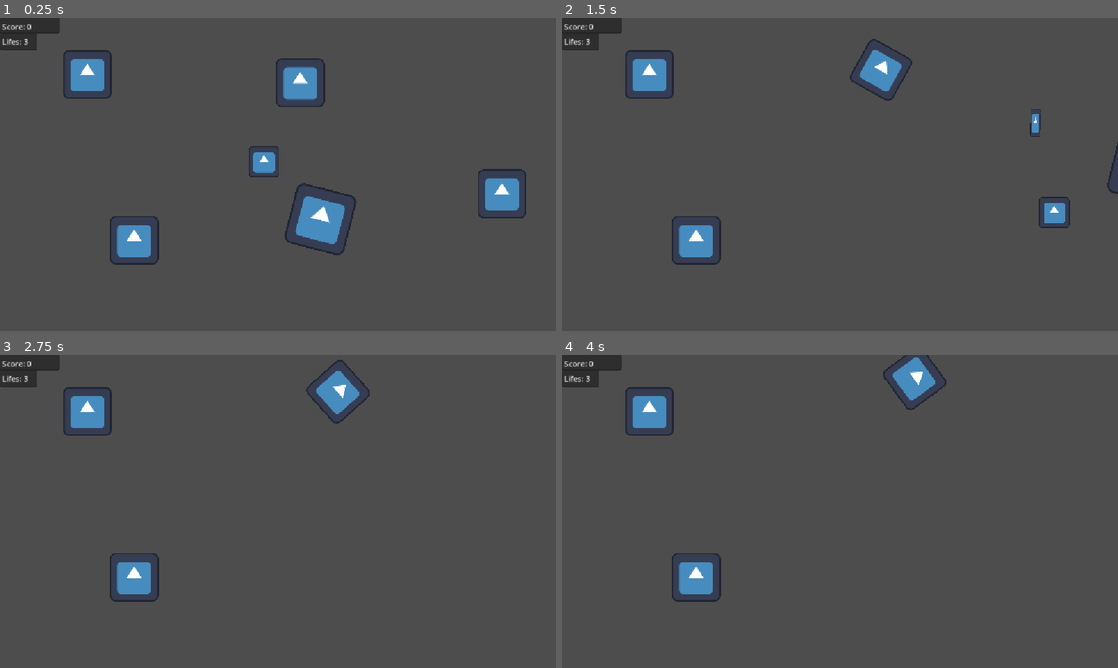
Above: before the commit, frames 1-4 (two rows, left to right).
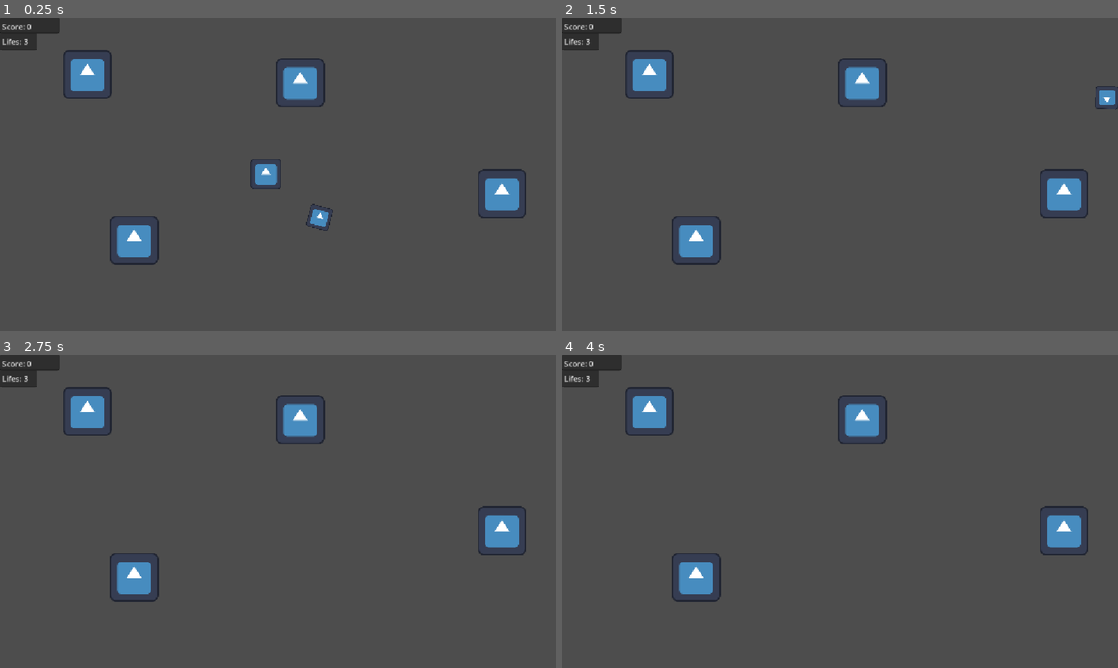
Above: after the commit, the same moments.

Repository: emilioperez-hub/AsteroidGDs
Game: Godot game, scene res://Main scene.tscn
Same seed, same stepped clock (60 frames per second), same inputs: the game is played once before the commit and once after it. The engine's default icon, where the game draws it, is replaced by a stand-in: a white triangle on a blue panel in a dark square.
Inputs:
- Up to frame 1 (0.25 s): no input
- Up to frame 2 (1.5 s): hold D (Right) 0.53-1.28 s; tap Space (Shoot) at 0.6, 1.35 s; hold S (Down) from 1.28 s (still down)
- Up to frame 3 (2.75 s): release S (Down) at 2.03 s; hold D (Right) from 2.03 s (still down); tap Space (Shoot) at 2.1 s
- Up to frame 4 (4 s): release D (Right) at 2.78 s; hold W (Up) 2.78-3.53 s; tap Space (Shoot) at 2.85, 3.6 s; hold A (Left) from 3.53 s (still down)

The runs differ from the first frame. In frame 1, 1.6% of the frame differs, in the area x 44-64%, y 40-76%; in frame 2, 2.5%, in the area x 49-100%, y 6-68%; in frame 3, 2.4%; in frame 4, 2.4%.

Commit message:
el piercing bullet ya hace daño :)

Diff:
--- a/A_Asteroid.gd
+++ b/A_Asteroid.gd
@@ -1,6 +1,5 @@
 @abstract class_name A_Asteroid extends RigidBody2D
 
-var onDmgTkn: Signal
 @export_range (0 ,500) var reward : int = 10
 var on_dmg_tkn_signal :Signal
 
--- a/A_Bullet.gd
+++ b/A_Bullet.gd
@@ -3,8 +3,10 @@
 @export_subgroup("Bullet Base")
 @export_range(0,5) var life_time : float = 1.5
 @export_range(500,1000) var speed : float = 650
-func _init() -> void:
+func _ready() -> void:
 	body_entered.connect(handle_asteroid_damage)
+	contact_monitor = true
+	max_contacts_reported = 1
 	pass
 # Called when the node enters the scene tree for the first time.
 
@@ -15,18 +17,13 @@
 	on_asteroid_collision(other as A_Asteroid)
 	pass
 
-# Called every frame. 'delta' is the elapsed time since the previous frame.
-func _process(delta: float) -> void:
-	pass
-
 func _physics_process(delta: float) -> void:
+	if (linear_velocity.length() != speed) : linear_velocity = linear_velocity.normalized() * speed
 
 	life_time -= delta
 	if life_time <= 0: queue_free()
 	pass
 
-func dmg_asteroid(other : RigidBody2D) -> void:
-	if !(other is A_Asteroid): return
-	(other as A_Asteroid).take_dmg()
-	queue_free()
+func shoot(dir:Vector2):
+	linear_velocity = dir.normalized() * speed
 	pass
--- a/Asteroid.tscn
+++ b/Asteroid.tscn
@@ -1,6 +1,6 @@
 [gd_scene format=3 uid="uid://cq8i3i0shgvjj"]
 
-[ext_resource type="Script" uid="uid://ba8bguht4tnk5" path="res://asteroid.gd" id="1_l7pm1"]
+[ext_resource type="Script" uid="uid://ba8bguht4tnk5" path="res://normal_asteroid.gd" id="1_l7pm1"]
 [ext_resource type="Texture2D" uid="uid://dqvvj7sie6oxg" path="res://icon.svg" id="2_n00aa"]
 
 [node name="Asteroid" type="RigidBody2D" unique_id=1538055424]
--- a/Main scene.tscn
+++ b/Main scene.tscn
@@ -9,10 +9,6 @@
 
 [node name="Main" type="Node2D" unique_id=1755241548]
 script = ExtResource("1_tphip")
-
-[node name="Nave" parent="." unique_id=1309231523 instance=ExtResource("2_7qccc")]
-position = Vector2(547, 298)
-collision_mask = 253
 
 [node name="Asteroid" parent="." unique_id=622372300 instance=ExtResource("4_yui23")]
 position = Vector2(1040, 364)
@@ -85,3 +81,6 @@
 
 [node name="PowerUp" parent="." unique_id=1210836735 instance=ExtResource("6_ec7p0")]
 position = Vector2(640, 466)
+
+[node name="Nave" parent="." unique_id=1497988948 instance=ExtResource("2_7qccc")]
+position = Vector2(551, 323)
--- a/Piercing Bullet.tscn
+++ b/Piercing Bullet.tscn
@@ -5,14 +5,14 @@
 
 [node name="PiercingBullet" type="RigidBody2D" unique_id=1749283496]
 gravity_scale = 0.0
+contact_monitor = true
+max_contacts_reported = 1
 script = ExtResource("1_cm58g")
 
 [node name="Sprite2D" type="Sprite2D" parent="." unique_id=683675301]
 position = Vector2(-3.8146973e-06, 0)
-scale = Vector2(0.1640625, 0.4609375)
+scale = Vector2(0.01562506, 0.078125)
 texture = ExtResource("1_hxft5")
 
 [node name="CollisionPolygon2D" type="CollisionPolygon2D" parent="." unique_id=1225763073]
-position = Vector2(0, 10)
-scale = Vector2(1.5909091, 5.8125)
-polygon = PackedVector2Array(-5.657143, -6.709678, 5.657143, -6.709678, 5.528573, 3.2150536, -5.785713, 3.2150536)
+polygon = PackedVector2Array(-1, -5, 1, -5, 1, 5, -1, 5)
--- a/Power up/Power_Up.tscn
+++ b/Power up/Power_Up.tscn
@@ -5,13 +5,16 @@
 
 [node name="PowerUp" type="RigidBody2D" unique_id=1210836735]
 scale = Vector2(0.48799512, 0.4604125)
+mass = 0.001
 gravity_scale = 0.0
 script = ExtResource("1_bg7c5")
 
-[node name="CollisionPolygon2D" type="CollisionPolygon2D" parent="." unique_id=204944368]
-position = Vector2(-14.234376, 9.230767)
-scale = Vector2(5.0781245, 6.1538463)
-polygon = PackedVector2Array(-9.012308, -10.112499, -7.24, -11.412498, 13.043078, -11.412498, 14.6184635, -10.275, 14.6184635, 6.9500003, 13.240002, 8.4125, -7.24, 8.4125, -9.012308, 6.7875)
+[node name="CollisionPolygon2D" type="CollisionPolygon2D" parent="." unique_id=1316920533]
+position = Vector2(-2.0492008, -2.6774475e-07)
+scale = Vector2(1.8363795, 1.8363798)
+polygon = PackedVector2Array(13.390701, -9.461945, 12.27481, -11.827431, -10.043027, -11.827431, -11.382096, -9.698493, -11.158918, 10.644688, -8.9271345, 13.010174, 11.158917, 13.010174, 13.390701, 10.644688)
 
 [node name="Icon" type="Sprite2D" parent="." unique_id=331909262]
+position = Vector2(0, -3.8146973e-06)
+scale = Vector2(0.37192494, 0.37192494)
 texture = ExtResource("1_bp7b8")
--- a/Ship.gd
+++ b/Ship.gd
@@ -63,10 +63,11 @@
 	pass
 
 func _shoot() -> void:
-	var bulletobjt = (bullet.instantiate())
+	var bulletobjt = (bullet.instantiate() as ABullet)
 	get_parent().add_child(bulletobjt)
 	bulletobjt.global_position = pivot.global_position
-	bulletobjt.linear_velocity = Vector2.UP * 1000
+	bulletobjt.global_rotation = pivot.global_rotation
+	bulletobjt.shoot(Vector2.UP.rotated(global_rotation))
 	pass
 
 func teleport(pos:Vector2) -> void:
--- a/Ship.tscn
+++ b/Ship.tscn
@@ -13,14 +13,15 @@
 script = ExtResource("1_ta373")
 bullet = ExtResource("2_oam5h")
 
-[node name="CollisionPolygon2D" type="CollisionPolygon2D" parent="." unique_id=578623358]
-position = Vector2(22.408304, -6.447915)
-scale = Vector2(4.4764547, 4.9479165)
-polygon = PackedVector2Array(1.025744, 7.5684214, -11.260764, 7.5684214, -11.930937, 6.962105, -11.930937, -4.35579, -11, -5, 1, -5, 1.9193082, -4.1536846, 1.9193082, 6.76)
-
 [node name="Pivot" type="Node2D" parent="." unique_id=1406190589]
+position = Vector2(0, -44)
 
 [node name="Sprite2D" type="Sprite2D" parent="." unique_id=327094714]
 position = Vector2(0, 1.1920929e-07)
 scale = Vector2(0.5, 0.5)
 texture = ExtResource("1_l7t7u")
+
+[node name="CollisionPolygon2D" type="CollisionPolygon2D" parent="." unique_id=578623358]
+position = Vector2(22.408304, -6.447915)
+scale = Vector2(4.4764547, 4.9479165)
+polygon = PackedVector2Array(1.025744, 7.5684214, -11.260764, 7.5684214, -11.930937, 6.962105, -11.930937, -4.35579, -11, -5, 1, -5, 1.9193082, -4.1536846, 1.9193082, 6.76)
--- a/bullet.gd
+++ b/bullet.gd
@@ -1,7 +1,4 @@
 class_name Bullet extends ABullet
-
-func _physics_process(delta: float) -> void:
-	pass
 
 func on_asteroid_collision(asteroid : A_Asteroid) -> void:
 	queue_free()
--- a/piercing_bullet.gd
+++ b/piercing_bullet.gd
@@ -1,8 +1,5 @@
 class_name PiercingBullet extends ABullet
 @export var piercing : int = 3
-
-func on_physics_process(delta:float) -> void:
-	pass
 
 func on_asteroid_collision(asteroid : A_Asteroid):
 	piercing -= 1
Renamed: asteroid.gd -> normal_asteroid.gd
Renamed: asteroid.gd.uid -> normal_asteroid.gd.uid
